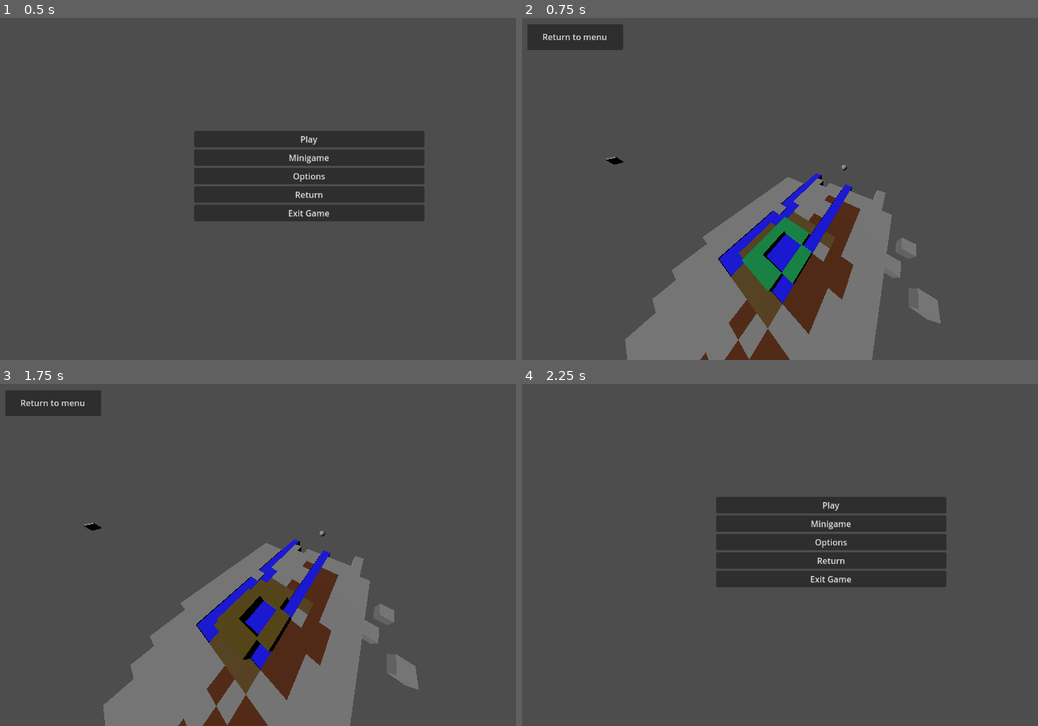
Above: before the commit, frames 1-4 (two rows, left to right).
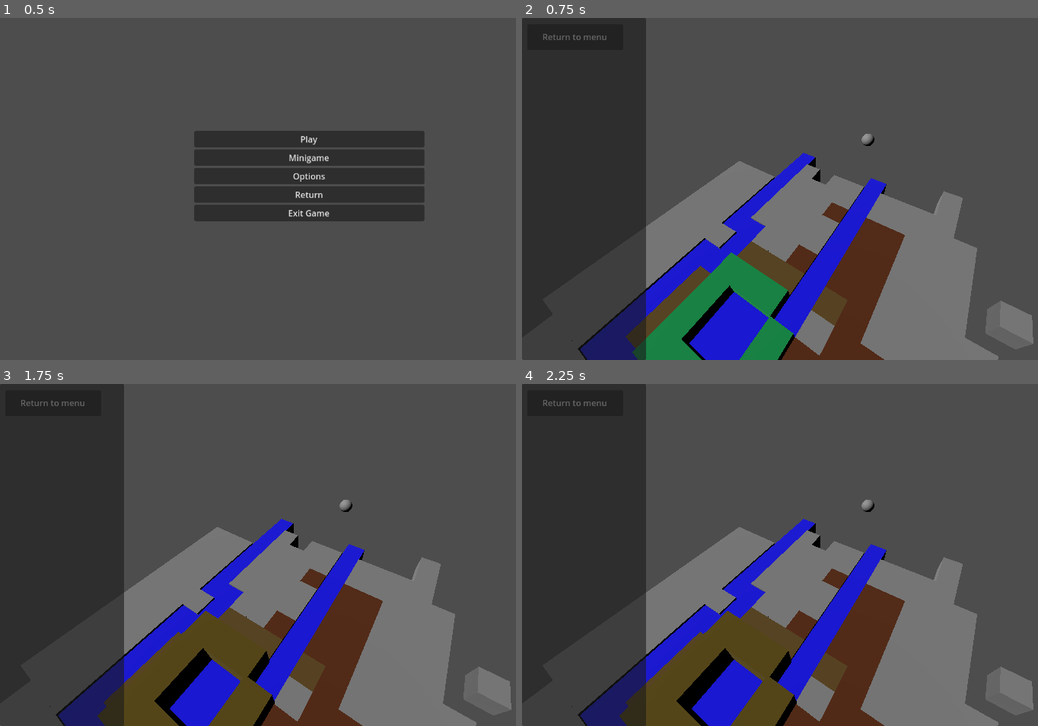
Above: after the commit, the same moments.

Repository: 100-Devs-1-Game/AsteroidFarming
Game: Godot game, scene res://scenes/main_program.tscn
Same seed, same stepped clock (60 frames per second), same inputs: the game is played once before the commit and once after it.
Inputs (mouse positions are in pixels of both pictures, inside the frame that each line leads up to):
- Up to frame 1 (0.5 s): no input
- Up to frame 2 (0.75 s): click "Play" at 0.5 s
- Up to frame 3 (1.75 s): click (304, 555) at 1.27 s
- Up to frame 4 (2.25 s): click "Return to menu" at 2 s

Frame 1 is identical in both runs. In frame 2, 47% of the frame differs, in the area x 0-100%, y 0-100%; in frame 3, 46%; in frame 4, 58%.

Commit message:
started working on menu stuff

Diff:
--- /dev/null
+++ b/src/scenes/game_menu.gd
@@ -0,0 +1,14 @@
+class_name AsteroidFarmingQuickMenu extends Control
+
+signal sig_interact
+# Called when the node enters the scene tree for the first time.
+func _ready() -> void:
+	pass # Replace with function body.
+
+
+# Called every frame. 'delta' is the elapsed time since the previous frame.
+func _process(delta: float) -> void:
+	pass
+
+func interact_with_game():
+	sig_interact.emit()
--- a/src/scenes/main_camera.gd
+++ b/src/scenes/main_camera.gd
@@ -15,7 +15,8 @@
 # Called every frame. 'delta' is the elapsed time since the previous frame.
 func _process(delta: float) -> void:
 	move(delta)
-	interact()
+	var mouse_pos:=get_viewport().get_mouse_position()
+	interact(mouse_pos)
 
 func move(delta: float):
 	var base_direction:=Input.get_vector("move_left","move_right","move_forward","move_back")
@@ -31,8 +32,8 @@
 	var turn_direction:=Input.get_axis("spin_left","spin_right")
 	rotate_y(turn_direction*delta*rotate_speed)
 
-func interact():
-	var mouse_pos:=get_viewport().get_mouse_position()
+
+func get_point_coords(mouse_pos:Vector2)->Array[Vector3]:
 	var from:=project_ray_origin(mouse_pos)
 	var normal:=project_ray_normal(mouse_pos)
 	var to:=from+normal*RAYLEN
@@ -42,13 +43,21 @@
 	var space:=get_world_3d().direct_space_state
 	var ray_res:=space.intersect_ray(rq)
 	if ray_res.is_empty():
-		return
+		return []
 	var ray_pos:Vector3=ray_res["position"]
 	ray_pos+=normal*EPSILON
 	ray_pos.y=0
+	return [ray_pos]
+
+
+func interact(mouse_pos:Vector2,is_clicked:bool=false):
+	var test:=get_point_coords(mouse_pos)
+	if test.is_empty():
+		return
+	var ray_pos:Vector3=test[0]
 	var abs_pos:=farm.local_to_map(farm.to_local(ray_pos))
 	assert(abs_pos.y==0)
-	var is_clicked:=Input.is_mouse_button_pressed(MOUSE_BUTTON_LEFT)
+	# var is_clicked:=Input.is_mouse_button_pressed(MOUSE_BUTTON_LEFT)
 	# print(ray_pos,abs_pos)
 	for coords in farm.get_used_cells():
 		if coords.y!=0:
--- a/src/scenes/main_node.gd
+++ b/src/scenes/main_node.gd
@@ -1 +1,10 @@
 class_name MainNode extends Minigame
+
+@onready var main_camera: MainCamera = $"Main Scene/Main Camera"
+
+@onready var grid_map: Farm = $"Main Scene/GridMap"
+
+func pass_mouse_input():
+	var mouse_pos:=get_viewport().get_mouse_position()
+	print_debug(mouse_pos)
+	main_camera.interact(mouse_pos,true)
--- a/src/scenes/main_node.tscn
+++ b/src/scenes/main_node.tscn
@@ -6,6 +6,7 @@
 [ext_resource type="Script" uid="uid://cyikgmoxhotjh" path="res://scenes/farm.gd" id="3_p3mmm"]
 [ext_resource type="Script" uid="uid://71jxb0tokcx4" path="res://scripts/farm_element.gd" id="4_mbi2d"]
 [ext_resource type="Script" uid="uid://5tnrmukvr7sp" path="res://scripts/farm_element_transition.gd" id="5_81nw7"]
+[ext_resource type="Script" uid="uid://cxgh2n1oayxjt" path="res://scenes/game_menu.gd" id="7_p3mmm"]
 
 [sub_resource type="SphereMesh" id="SphereMesh_7ykc4"]
 
@@ -23,7 +24,6 @@
 [node name="Main Camera" type="Camera3D" parent="Main Scene" node_paths=PackedStringArray("farm")]
 transform = Transform3D(0.856267, -0.365244, 0.365244, 0, 0.707107, 0.707107, -0.516533, -0.605472, 0.605472, 3.85, 10, 3)
 current = true
-fov = 120.8
 script = ExtResource("1_32378")
 farm = NodePath("../GridMap")
 
@@ -68,6 +68,16 @@
 })
 metadata/_custom_type_script = "uid://71jxb0tokcx4"
 
+[node name="ToSoil" type="Node3D" parent="Main Scene/GridMap/Dirt"]
+script = ExtResource("5_81nw7")
+target = 3
+base = -0.5
+cap = 0.25
+modifiers = Dictionary[int, float]({
+2: 1.0
+})
+metadata/_custom_type_script = "uid://5tnrmukvr7sp"
+
 [node name="Water" type="Node3D" parent="Main Scene/GridMap"]
 script = ExtResource("4_mbi2d")
 el_type = 2
@@ -77,9 +87,10 @@
 })
 metadata/_custom_type_script = "uid://71jxb0tokcx4"
 
-[node name="Soil" type="Node3D" parent="Main Scene/GridMap"]
+[node name="Soil" type="Node3D" parent="Main Scene/GridMap" node_paths=PackedStringArray("transitions")]
 script = ExtResource("4_mbi2d")
 el_type = 3
+transitions = [NodePath("ToDirt")]
 default_tool_transition = 4
 tool_transitions = Dictionary[int, int]({
 1: 3,
@@ -87,10 +98,19 @@
 })
 metadata/_custom_type_script = "uid://71jxb0tokcx4"
 
+[node name="ToDirt" type="Node3D" parent="Main Scene/GridMap/Soil"]
+script = ExtResource("5_81nw7")
+target = 1
+base = 0.1
+modifiers = Dictionary[int, float]({
+2: -1.0
+})
+metadata/_custom_type_script = "uid://5tnrmukvr7sp"
+
 [node name="WheatStart" type="Node3D" parent="Main Scene/GridMap" node_paths=PackedStringArray("transitions")]
 script = ExtResource("4_mbi2d")
 el_type = 4
-transitions = [NodePath("ToWheat"), NodePath("ToSoil")]
+transitions = [NodePath("ToWheat"), NodePath("../Soil/ToDirt")]
 default_tool_transition = 4
 tool_transitions = Dictionary[int, int]({
 1: 3,
@@ -106,19 +126,10 @@
 })
 metadata/_custom_type_script = "uid://5tnrmukvr7sp"
 
-[node name="ToSoil" type="Node3D" parent="Main Scene/GridMap/WheatStart"]
-script = ExtResource("5_81nw7")
-target = 3
-base = 0.1
-modifiers = Dictionary[int, float]({
-2: -1.0
-})
-metadata/_custom_type_script = "uid://5tnrmukvr7sp"
-
 [node name="WheatEnd" type="Node3D" parent="Main Scene/GridMap" node_paths=PackedStringArray("transitions")]
 script = ExtResource("4_mbi2d")
 el_type = 5
-transitions = [NodePath("ToVirus")]
+transitions = [NodePath("ToVirus"), NodePath("../Soil/ToDirt")]
 default_tool_transition = 3
 metadata/_custom_type_script = "uid://71jxb0tokcx4"
 
@@ -147,5 +158,33 @@
 [node name="CollisionShape3D" type="CollisionShape3D" parent="Main Scene/Area3D"]
 shape = SubResource("BoxShape3D_7ykc4")
 
+[node name="CanvasLayer" type="CanvasLayer" parent="."]
+
+[node name="Game Menu" type="Control" parent="CanvasLayer"]
+layout_mode = 3
+anchors_preset = 15
+anchor_right = 1.0
+anchor_bottom = 1.0
+grow_horizontal = 2
+grow_vertical = 2
+script = ExtResource("7_p3mmm")
+
+[node name="Button" type="Button" parent="CanvasLayer/Game Menu"]
+self_modulate = Color(1, 1, 1, 0)
+layout_mode = 1
+anchors_preset = 15
+anchor_right = 1.0
+anchor_bottom = 1.0
+grow_horizontal = 2
+grow_vertical = 2
+
+[node name="Sidebar" type="Panel" parent="CanvasLayer/Game Menu"]
+layout_mode = 0
+anchor_right = 0.203993
+anchor_bottom = 1.0
+metadata/_edit_use_anchors_ = true
+
 [connection signal="timeout" from="Main Scene/GridMap/Select Timer" to="Main Scene/GridMap" method="toggle_hide"]
 [connection signal="timeout" from="Main Scene/GridMap/Cycle Timer" to="Main Scene/GridMap" method="run_cycle"]
+[connection signal="sig_interact" from="CanvasLayer/Game Menu" to="." method="pass_mouse_input"]
+[connection signal="pressed" from="CanvasLayer/Game Menu/Button" to="." method="pass_mouse_input"]
--- a/src/scripts/farm_element_transition.gd
+++ b/src/scripts/farm_element_transition.gd
@@ -2,6 +2,7 @@
 
 @export var target:FarmConstants.TILE
 @export var base:float
+@export var cap:float=1.0
 @export var modifiers:Dictionary[FarmConstants.TILE,float]
 
 func apply_modifier(el_type:FarmConstants.TILE,count:int)->float:
@@ -14,6 +15,7 @@
 	var odds:=base
 	for el_type in relevant_elements:
 		odds+=apply_modifier(el_type,relevant_elements[el_type])
+	odds=min(odds,cap)
 	var decision:=randf()
 	if decision<odds:
 		if start==FarmConstants.TILE.START_WHEAT:
Not shown, added: src/scenes/game_menu.gd.uid
Not shown: 1 places in src/scenes/main_node.tscn that only renumber resources
